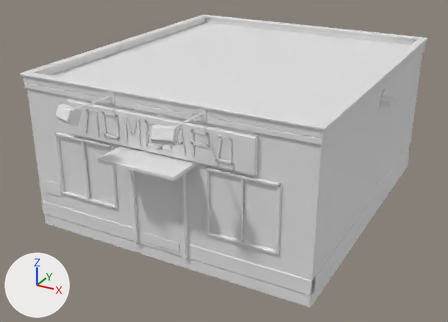
The FBX model Assets/Pawnshop/Models/PawnshopExterior3D.fbx: old version first, new version second.
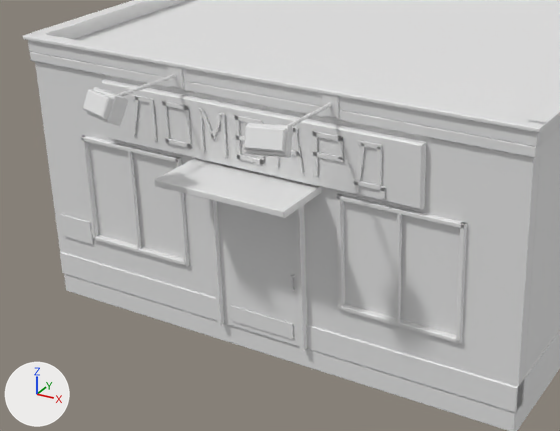
Each version appears first whole from a 50 mm camera at (7.86, -15.55, 8.34) aimed at (-0.08, -1.12, 1.13), and next in a close-up on the part from 1% to 75% of the width and 16% to 95% of the height. The lights are fixed; the arrows at lower left show +X, +Y and +Z. The first two pictures are the older version. Where no turn or scale is listed for an object, it has been applied to the vertices. Vertices at exactly the same position are counted once.

Names of what the first close-up shows: 'PART_Canopy', 'PART_DoorLeaf', 'PART_Foundation', 'PART_FrontWall', 'PART_Parapet', 'PART_Plinth', 'PART_Roof', 'PART_RoofCap', 'PART_SideWalls', 'PART_SignField', 'PART_WindowGlass0', 'PART_WindowGlass1' and 11 more.
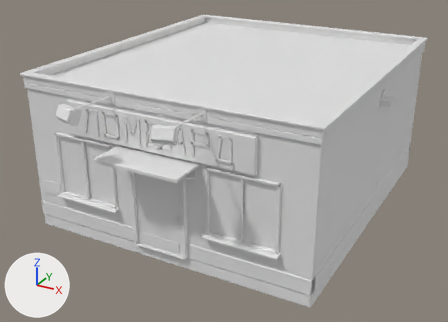
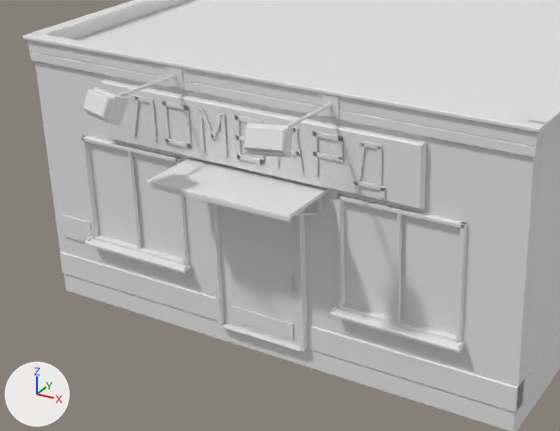
Changed parts and their boxes (x1, y1, x2, y2) in the close-ups (560 x 431 px; the box of a moved part takes in the faces that stretch with it):
```json
{"object": "PART_Canopy", "change": "reshaped", "before": [155, 158, 321, 218], "after": [147, 158, 328, 222], "on screen": "9% wider, 7% taller"}
{"object": "PART_FoldedWindowSills", "change": "added", "after": [85, 236, 465, 353]}
{"object": "PART_Threshold", "change": "added", "after": [221, 323, 300, 351]}
{"part": 1, "of": "me_part_canopy_mesh_001", "change": "moved or reshaped", "before": [155, 158, 321, 218], "after": [148, 158, 327, 218]}
{"part": 2, "of": "me_part_canopy_mesh_001", "change": "added", "after": [147, 182, 291, 222]}
{"part": 3, "of": "me_part_canopy_mesh_001", "change": "moved or reshaped", "before": [296, 207, 301, 217], "after": [313, 197, 322, 216]}
{"part": 4, "of": "me_part_canopy_mesh_001", "change": "added", "after": [295, 212, 318, 216]}
```

Edits to the scene script, one JSON object a line:
```json
{"block": "me_part_canopy_mesh_001", "where": "# used by ob_part_canopy; location = (0.0, 0.0, 0.0)"}
{"op": "remove", "block": "me_part_canopy_mesh_001", "code": "me_part_canopy_mesh_001.from_pydata(...)  # 48 vertices, 42 faces; spans x -1.05..1.05, y -5.42..-4.4, z 2.23..2.64"}
{"op": "add", "block": "me_part_canopy_mesh_001", "code": "me_part_canopy_mesh_001.from_pydata(...)  # 192 vertices, 144 faces; spans x -1.15..1.15, y -5.45..-4.43, z 2.2..2.62"}
{"block": "me_part_canopy_mesh_001", "change": "me_part_canopy_mesh_001 part 1: the loose piece of 16 vertices spanning x -1.05..1.05, y -5.42..-4.4, z 2.54..2.64 is scaled about its middle by (1.1, 1, 0.48), then moved by (0.0, -0.03, 0.0)"}
{"block": "me_part_canopy_mesh_001", "change": "me_part_canopy_mesh_001 part 2: the loose piece of 16 vertices spanning x -1.05..1.05, y -5.42..-4.4, z 2.54..2.64 is copied, and the copy is scaled about its middle by (1.1, 0.0255, 0.82), then moved by (0.0, -0.53, -0.03); it spans x -1.15..1.15, y -5.45..-5.42, z 2.52..2.6"}
{"block": "me_part_canopy_mesh_001", "change": "me_part_canopy_mesh_001 part 3: the loose piece of 16 vertices spanning x 0.77..0.83, y -4.73..-4.67, z 2.23..2.58 is scaled about its middle by (2.2, 0.727, 1.13), then moved by (0.19, 0.19, 0.0)"}
{"block": "me_part_canopy_mesh_001", "change": "me_part_canopy_mesh_001 part 4: a new loose piece of 24 vertices spanning x 0.97..1.01, y -5.3..-4.53, z 2.21..2.55"}
{"block": "me_part_canopy_mesh_001", "change": "other edits to the shape of me_part_canopy_mesh_001 do not show in these pictures"}
{"op": "add", "block": "me_part_foldedwindowsills_mesh_001", "code": ["me_part_foldedwindowsills_mesh_001 = bpy.data.meshes.new('PART_FoldedWindowSills_Mesh.001')", "me_part_foldedwindowsills_mesh_001.from_pydata(...)  # 128 vertices, 112 faces; spans x -3.23..3.23, y -4.69..-4.42, z 0.79..0.87"]}
{"op": "add", "block": "me_part_threshold_mesh_001", "code": ["me_part_threshold_mesh_001 = bpy.data.meshes.new('PART_Threshold_Mesh.001')", "me_part_threshold_mesh_001.from_pydata(...)  # 80 vertices, 70 faces; spans x -0.695..0.695, y -4.63..-4.37, z 0.0..0.017"]}
{"op": "add", "block": "ob_part_foldedwindowsills", "code": ["ob_part_foldedwindowsills = bpy.data.objects.new('PART_FoldedWindowSills', me_part_foldedwindowsills_mesh_001)", "ob_part_foldedwindowsills.location = (0.0, 0.0, 0.0)"]}
{"op": "add", "block": "ob_part_threshold", "code": ["ob_part_threshold = bpy.data.objects.new('PART_Threshold', me_part_threshold_mesh_001)", "ob_part_threshold.location = (0.0, 0.0, 0.0)"]}
```
